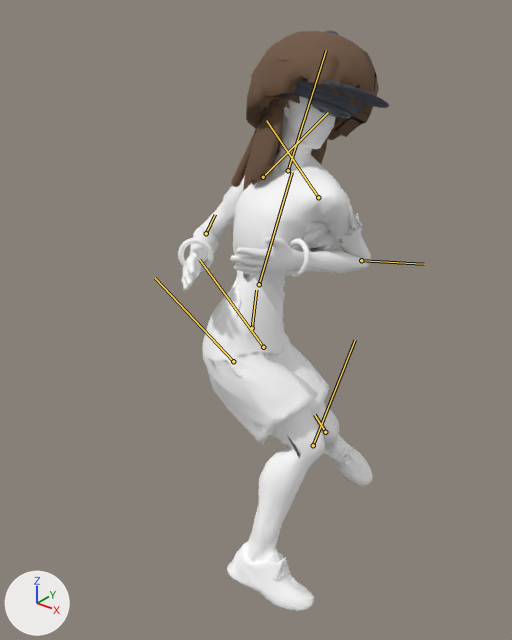
A saved change to the glTF model art/blender/golfer-motion-r6.glb.
Before and after are seen from a 50 mm lens placed at (1.287, -1.595, 1.851), pointed at (0.051, -0.05, 0.893). Every picture has the same lights, and +X, +Y and +Z are marked at lower left. The picture after the commit comes second. Both versions are drawn at frame 10 of the action 'backhand_io_left'; the numbers are the values there. The bones that bend it are drawn over the model as lines.

Objects in the first picture: 'accessory_wristbandL', 'accessory_wristbandR', 'body', 'glasses_round', 'glasses_sport', 'hair_afro', 'hair_braids', 'hair_long', 'headwear_beanie', 'headwear_bucket', 'headwear_cap', 'headwear_visor' and 1 more.
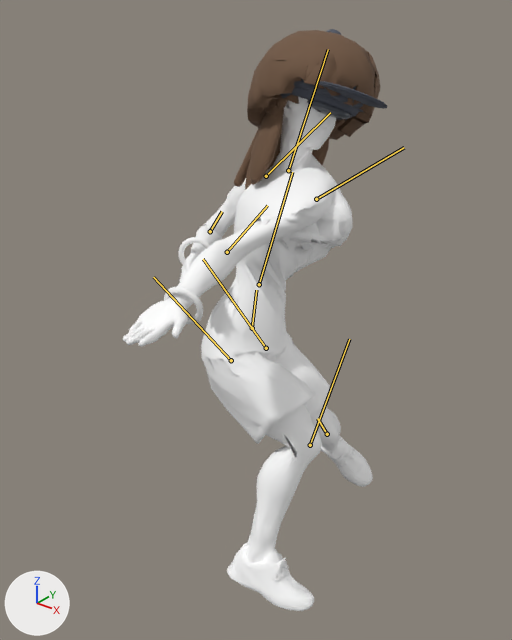
The change in detail:
Bone 'root' (bone_root) turns from (-53, -77, 53) to (-79, -79, 79) degrees about its own x, y and z.
Bone 'hipL' (bone_hipl) turns from (51, -33, -50) to (46, -29, -47) degrees about its own x, y and z.
Bone 'knL' (bone_knl) turns from (-64, 0, 0) to (-65, 0, 0) degrees about its own x, y and z.
Bone 'hipR' (bone_hipr) turns from (55, 16, 7) to (56, 22, 7) degrees about its own x, y and z.
Bone 'knR' (bone_knr) turns from (-65, 0, 0) to (-63, 0, 0) degrees about its own x, y and z.
Bone 'spine' (bone_spine) turns from (11, -123, -1) to (13, -120, -3) degrees about its own x, y and z.
Bone 'head' (bone_head) turns from (-22, 94, -22) to (-30, 93, -30) degrees about its own x, y and z.
Bone 'shL' (bone_shl) turns from (-59, 8, 2) to (77, 43, 79) degrees about its own x, y and z.
Bone 'elL' (bone_ell) turns from (142, 5, -4) to (47, -5, -5) degrees about its own x, y and z.

Changed parts and their boxes (x1, y1, x2, y2) in the pictures (512 x 640 px):
'body', posed (30% wider): before (181, 96, 373, 611); after (123, 97, 373, 611)
'hair_afro', posed: before (246, 31, 379, 140); after (247, 30, 380, 140)
'hair_long', posed: before (243, 95, 344, 191); after (245, 95, 346, 190)
'accessory_wristbandL', posed: before (286, 239, 310, 277); after (164, 286, 203, 324)
'headwear_beanie', posed (mostly hidden): before (281, 30, 358, 120); after (280, 29, 359, 120)
'headwear_cap', posed: before (321, 82, 389, 108); after (318, 83, 387, 109)
'headwear_bucket', posed: before (296, 80, 364, 112); after (294, 80, 363, 112)
'hair_braids', posed: before (231, 113, 264, 187); after (234, 115, 265, 187)
'accessory_wristbandR', posed: before (178, 238, 214, 272); after (178, 237, 210, 265)
'glasses_sport', posed: before (309, 99, 351, 119); after (308, 100, 351, 119)
'headwear_visor', posed (mostly hidden): before (322, 81, 389, 106); after (318, 81, 387, 107)
'glasses_round', posed (mostly hidden): before (318, 108, 343, 119); after (316, 109, 342, 120)
bone 'hipL', root to tip: before (263, 347) to (199, 259); after (266, 348) to (203, 259)
bone 'knL', root to tip: before (325, 432) to (314, 414); after (327, 434) to (317, 418)
bone 'hipR', root to tip: before (233, 361) to (155, 278); after (231, 360) to (153, 277)
bone 'knR', root to tip: before (313, 445) to (355, 340); after (310, 445) to (349, 339)
bone 'head', root to tip: before (288, 170) to (326, 50); after (288, 170) to (328, 49)
bone 'shL', root to tip: before (318, 197) to (266, 120); after (316, 199) to (404, 147)
bone 'elL', root to tip: before (361, 260) to (424, 264); after (227, 252) to (267, 205)
